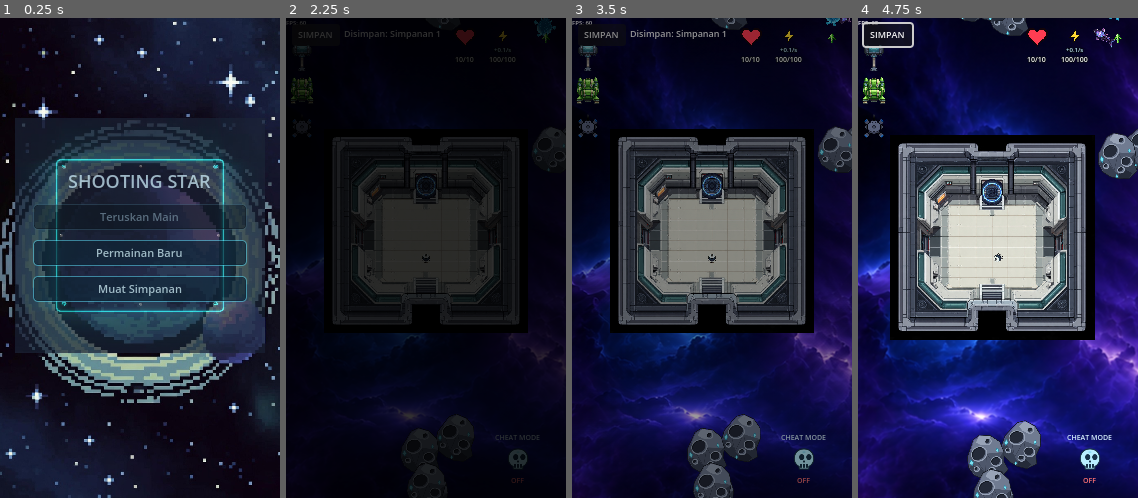
Above: before the commit, frames 1-4 (left to right).
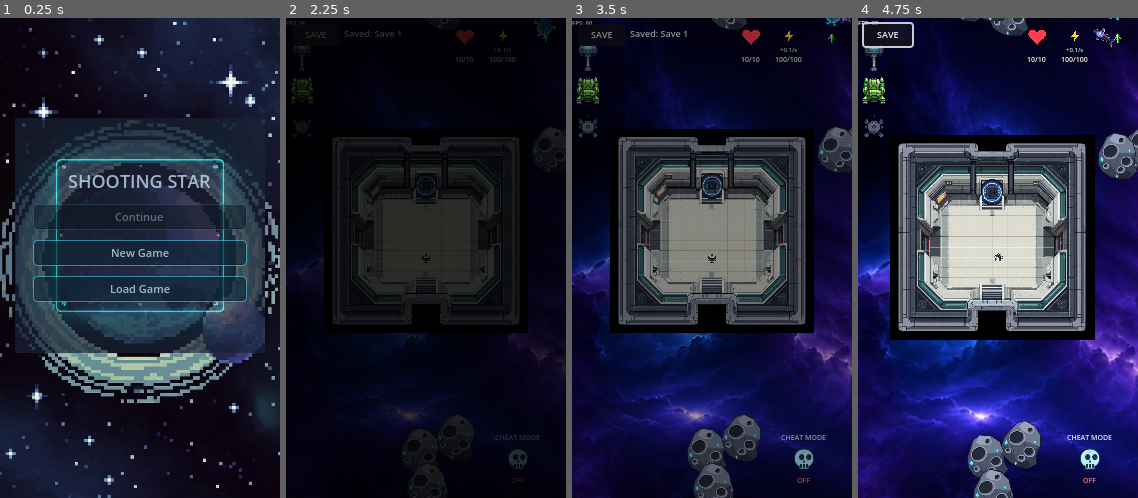
Above: after the commit, the same moments.

Repository: wildane/ShootingStar
Game: Godot game, scene res://scene/main_menu/main_menu.tscn
Same seed, same stepped clock (60 frames per second), same inputs: the game is played once before the commit and once after it.
Inputs (mouse positions are in pixels of both pictures, inside the frame that each line leads up to):
- Up to frame 1 (0.25 s): no input
- Up to frame 2 (2.25 s): click "Permainan Baru" (after the commit: "New Game") at 0.5 s; click "Muat Simpanan" (after the commit: "Load Game") at 1.25 s; click "SIMPAN" (after the commit: "SAVE") at 2 s
- Up to frame 3 (3.5 s): drag from (712, 186) to (770, 234) at 2.77 s
- Up to frame 4 (4.75 s): drag from (942, 282) to (998, 234) at 3.52 s; move the mouse to (1026, 152) at 4.27 s; hold Right from 4.28 s (still down); tap Shift at 4.35 s

The runs differ from the first frame. In frame 1, 0.8% of the frame differs, in the area x 34-65%, y 40-58%; in frame 2, 0.2%; in frame 3, 0.4%; in frame 4, 0.1%.

Commit message:
Tukar semua teks UI kepada bahasa Inggeris
Butang menu (Continue, New Game, Load Game), halaman simpanan, dialog rename
dan delete, mesej status, butang SAVE dalam game serta nama lalai slot
simpanan kini dalam bahasa Inggeris. Teks dalaman/komen kekal seperti asal.

Diff:
--- a/SaveManager.gd
+++ b/SaveManager.gd
@@ -77,7 +77,7 @@
 			var laluan := _laluan_slot(id)
 			hasil.append({
 				"id": id,
-				"nama": str(meta.get("nama", "Simpanan %s" % id)),
+				"nama": str(meta.get("nama", "Save %s" % id)),
 				"masa": float(meta.get("masa", FileAccess.get_modified_time(laluan))),
 			})
 		nama_fail = dir.get_next()
@@ -110,7 +110,7 @@
 		nombor += 1
 	var nama_akhir := nama.strip_edges()
 	if nama_akhir == "":
-		nama_akhir = "Simpanan %d" % (senarai_slot().size() + 1)
+		nama_akhir = "Save %d" % (senarai_slot().size() + 1)
 	katalog[id] = {"nama": nama_akhir, "masa": Time.get_unix_time_from_system()}
 	_tulis_katalog(katalog)
 	return id
@@ -155,7 +155,7 @@
 	var katalog := _baca_katalog()
 	var meta: Dictionary = katalog.get(id, {})
 	if not meta.has("nama"):
-		meta["nama"] = nama_lalai if nama_lalai != "" else "Simpanan %s" % id
+		meta["nama"] = nama_lalai if nama_lalai != "" else "Save %s" % id
 	meta["masa"] = Time.get_unix_time_from_system()
 	katalog[id] = meta
 	_tulis_katalog(katalog)
@@ -172,7 +172,7 @@
 	var laluan := _laluan_slot(id)
 	DirAccess.rename_absolute(LALUAN_LAMA, laluan)
 	var katalog := _baca_katalog()
-	katalog[id] = {"nama": "Simpanan Lama", "masa": float(FileAccess.get_modified_time(laluan))}
+	katalog[id] = {"nama": "Legacy Save", "masa": float(FileAccess.get_modified_time(laluan))}
 	_tulis_katalog(katalog)
 	print("[Save] Simpanan versi lama dipindahkan ke slot 'lama'.")
 
--- a/scene/Inventory/inventory.gd
+++ b/scene/Inventory/inventory.gd
@@ -143,7 +143,7 @@
 
 			var data_klik = {
 				"id": barang.get("id", "unknown"),
-				"nama": barang.get("nama", "Item Tanpa Nama"),
+				"nama": barang.get("nama", "Unnamed Item"),
 				"kuantiti": kuantiti_barang
 			}
 			slot_tapak.gui_input.connect(_on_slot_berisi_diklik.bind(data_klik))
--- a/scene/Mob/DropComponent.gd
+++ b/scene/Mob/DropComponent.gd
@@ -47,7 +47,7 @@
 	var path_b = selected_scene.resource_path # Mengunci laluan fail untuk sistem Save Game
 
 	if id_b == null: id_b = "item_unknown"
-	if nama_b == null: nama_b = "Item Tanpa Nama"
+	if nama_b == null: nama_b = "Unnamed Item"
 
 	var data_barang = {
 		"id": id_b,
--- a/scene/level_3/level_3.gd
+++ b/scene/level_3/level_3.gd
@@ -126,7 +126,7 @@
 		return
 	var butang := Button.new()
 	butang.name = "ButangSimpan"
-	butang.text = "SIMPAN"
+	butang.text = "SAVE"
 	butang.add_theme_font_size_override("font_size", 9)
 	butang.set_anchors_preset(Control.PRESET_TOP_LEFT)
 	butang.offset_left = 6
@@ -150,7 +150,7 @@
 	var maklum := get_node_or_null("CanvasLayer/MaklumSimpan") as Label
 	if maklum == null:
 		return
-	maklum.text = "Disimpan: %s" % SaveManager.nama_slot(SaveManager.slot_aktif)
+	maklum.text = "Saved: %s" % SaveManager.nama_slot(SaveManager.slot_aktif)
 	maklum.modulate.a = 1.0
 	var tween := create_tween()
 	tween.tween_interval(1.4)
--- a/scene/main_menu/main_menu.gd
+++ b/scene/main_menu/main_menu.gd
@@ -46,21 +46,21 @@
 
 func _bina_dialog() -> void:
 	_dialog_nama = ConfirmationDialog.new()
-	_dialog_nama.title = "Tukar Nama Simpanan"
-	_dialog_nama.ok_button_text = "Simpan"
-	_dialog_nama.cancel_button_text = "Batal"
+	_dialog_nama.title = "Rename Save"
+	_dialog_nama.ok_button_text = "Save"
+	_dialog_nama.cancel_button_text = "Cancel"
 	_input_nama = LineEdit.new()
 	_input_nama.custom_minimum_size = Vector2(200, 0)
 	_input_nama.max_length = 40
-	_input_nama.placeholder_text = "Nama simpanan"
+	_input_nama.placeholder_text = "Save name"
 	_dialog_nama.add_child(_input_nama)
 	_dialog_nama.confirmed.connect(_on_nama_disahkan)
 	add_child(_dialog_nama)
 
 	_dialog_hapus = ConfirmationDialog.new()
-	_dialog_hapus.title = "Padam Simpanan"
-	_dialog_hapus.ok_button_text = "Padam"
-	_dialog_hapus.cancel_button_text = "Batal"
+	_dialog_hapus.title = "Delete Save"
+	_dialog_hapus.ok_button_text = "Delete"
+	_dialog_hapus.cancel_button_text = "Cancel"
 	_dialog_hapus.confirmed.connect(_on_hapus_disahkan)
 	add_child(_dialog_hapus)
 
@@ -70,7 +70,7 @@
 func _on_teruskan() -> void:
 	var id := SaveManager.slot_terbaru()
 	if id == "":
-		_mesej("Tiada simpanan lagi")
+		_mesej("No saves yet")
 		return
 	SaveManager.tetapkan_slot(id)
 	print("[Menu] Teruskan simpanan: ", SaveManager.nama_slot(id))
@@ -85,7 +85,7 @@
 	if _sibuk:
 		return
 	if scene_sasaran == null:
-		_mesej("Scene sasaran belum ditetapkan")
+		_mesej("Target scene is not set")
 		return
 	_sibuk = true
 	_overlay.mouse_filter = Control.MOUSE_FILTER_STOP
@@ -129,14 +129,14 @@
 	baris.add_child(butang_muat)
 
 	var butang_nama := Button.new()
-	butang_nama.text = "Nama"
+	butang_nama.text = "Rename"
 	butang_nama.add_theme_font_size_override("font_size", 9)
 	butang_nama.custom_minimum_size = Vector2(38, 34)
 	butang_nama.pressed.connect(_buka_dialog_nama.bind(id))
 	baris.add_child(butang_nama)
 
 	var butang_hapus := Button.new()
-	butang_hapus.text = "Padam"
+	butang_hapus.text = "Delete"
 	butang_hapus.add_theme_font_size_override("font_size", 9)
 	butang_hapus.custom_minimum_size = Vector2(44, 34)
 	butang_hapus.pressed.connect(_buka_dialog_hapus.bind(id))
@@ -163,20 +163,20 @@
 func _on_nama_disahkan() -> void:
 	var nama := _input_nama.text.strip_edges()
 	if nama == "":
-		_mesej("Nama tidak boleh kosong")
+		_mesej("Name cannot be empty")
 		return
 	SaveManager.tukar_nama_slot(_id_dialog, nama)
-	_mesej("Nama simpanan dikemas kini")
+	_mesej("Save renamed")
 	_segarkan_senarai()
 
 func _buka_dialog_hapus(id: String) -> void:
 	_id_dialog = id
-	_dialog_hapus.dialog_text = "Padam simpanan \"%s\"?\nTindakan ini tidak boleh dibatalkan." % SaveManager.nama_slot(id)
+	_dialog_hapus.dialog_text = "Delete save \"%s\"?\nThis cannot be undone." % SaveManager.nama_slot(id)
 	_dialog_hapus.popup_centered(Vector2i(250, 130))
 
 func _on_hapus_disahkan() -> void:
 	SaveManager.hapus_slot(_id_dialog)
-	_mesej("Simpanan dipadam")
+	_mesej("Save deleted")
 	_segarkan_senarai()
 	butang_teruskan.disabled = not SaveManager.ada_simpanan()
 
--- a/scene/main_menu/main_menu.tscn
+++ b/scene/main_menu/main_menu.tscn
@@ -156,15 +156,15 @@
 
 [node name="Teruskan" type="Button" parent="UIRoot/HalamanMenu/PanelLatar/Kotak"]
 layout_mode = 2
-text = "Teruskan Main"
+text = "Continue"
 
 [node name="PermainanBaru" type="Button" parent="UIRoot/HalamanMenu/PanelLatar/Kotak"]
 layout_mode = 2
-text = "Permainan Baru"
+text = "New Game"
 
 [node name="Muat" type="Button" parent="UIRoot/HalamanMenu/PanelLatar/Kotak"]
 layout_mode = 2
-text = "Muat Simpanan"
+text = "Load Game"
 
 [node name="HalamanMuat" type="Control" parent="UIRoot"]
 visible = false
@@ -210,7 +210,7 @@
 [node name="Tajuk" type="Label" parent="UIRoot/HalamanMuat/Panel/Isi"]
 layout_mode = 2
 theme_override_font_sizes/font_size = 13
-text = "MUAT SIMPANAN"
+text = "LOAD GAME"
 horizontal_alignment = 1
 
 [node name="Skrol" type="ScrollContainer" parent="UIRoot/HalamanMuat/Panel/Isi"]
@@ -226,13 +226,13 @@
 [node name="Kosong" type="Label" parent="UIRoot/HalamanMuat/Panel/Isi"]
 visible = false
 layout_mode = 2
-text = "Belum ada simpanan."
+text = "No saves yet."
 horizontal_alignment = 1
 autowrap_mode = 2
 
 [node name="Kembali" type="Button" parent="UIRoot/HalamanMuat/Panel/Isi"]
 layout_mode = 2
-text = "Kembali"
+text = "Back"
 
 [node name="Mesej" type="Label" parent="UIRoot"]
 layout_mode = 1
@@ -243,5 +243,5 @@
 offset_top = -30.0
 grow_horizontal = 2
 grow_vertical = 0
-text = "Mesej"
-horizontal_alignment = 1
+text = ""
+horizontal_alignment = 1
